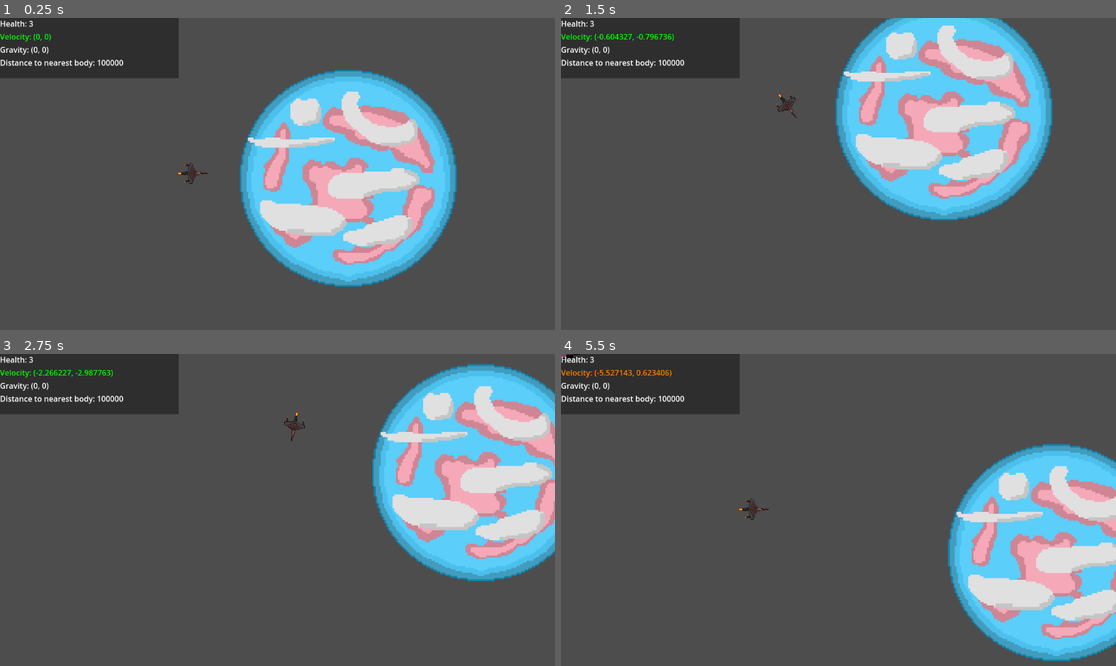
Above: before the commit, frames 1-4 (two rows, left to right).
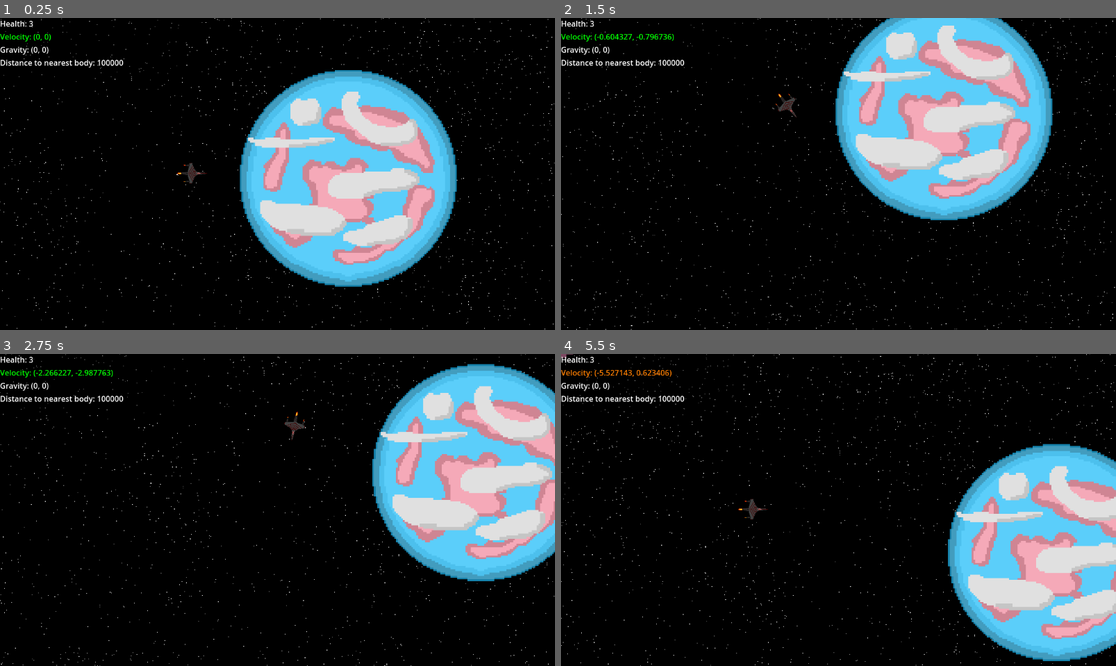
Above: after the commit, the same moments.

Repository: Lambda-Nabla/orbit-newton
Game: Godot game, scene res://scenes/player.tscn
Same seed, same stepped clock (60 frames per second), same inputs: the game is played once before the commit and once after it.
Inputs (mouse positions are in pixels of both pictures, inside the frame that each line leads up to):
- Up to frame 1 (0.25 s): no input
- Up to frame 2 (1.5 s): tap Enter at 0.5 s; move the mouse to (960, 158) at 0.52 s; hold D (right) 0.53-1.28 s; click (960, 158) at 0.67 s; move the mouse to (727, 189) at 1.27 s; hold S (down) from 1.28 s (still down)
- Up to frame 3 (2.75 s): move the mouse to (333, 441) at 2.02 s; release S (down) at 2.03 s; hold D (right) from 2.03 s (still down)
- Up to frame 4 (5.5 s): move the mouse to (810, 572) at 2.77 s; release D (right) at 2.78 s; hold W (up) 2.78-3.53 s; click (810, 572) at 2.92 s; move the mouse to (1005, 556) at 3.52 s; hold A (left) 3.53-5.03 s; move the mouse to (672, 463) at 4.27 s; move the mouse to (866, 510) at 5.02 s; hold S (down) from 5.03 s (still down); click (866, 510) at 5.17 s

The runs differ from the first frame. In frame 1, 78% of the frame differs, in the area x 0-100%, y 0-100%; in frame 2, 79%; in frame 3, 80%; in frame 4, 81%.

Commit message:
scrolling stars

Diff:
--- a/scenes/player.tscn
+++ b/scenes/player.tscn
@@ -1,10 +1,11 @@
-[gd_scene load_steps=9 format=3 uid="uid://bbfwkvae3nsa2"]
+[gd_scene load_steps=10 format=3 uid="uid://bbfwkvae3nsa2"]
 
 [ext_resource type="Script" path="res://scripts/player.gd" id="1_iv82t"]
 [ext_resource type="Texture2D" uid="uid://6vi8nh6aq5xo" path="res://textures/ship3.png" id="2_ts8tt"]
 [ext_resource type="Texture2D" uid="uid://bhjrontocn5xm" path="res://textures/planet_trans.png" id="3_qitpc"]
 [ext_resource type="Texture2D" uid="uid://cwgyo1cwpo2a4" path="res://textures/planet_lesbian.png" id="4_tbqhe"]
 [ext_resource type="PackedScene" uid="uid://b38assm0ensdg" path="res://scenes/hud.tscn" id="5_waboo"]
+[ext_resource type="Texture2D" uid="uid://gq2rgofs01th" path="res://textures/pixil-frame-0(1).png" id="6_dnsd5"]
 
 [sub_resource type="CircleShape2D" id="CircleShape2D_jcwsc"]
 
@@ -67,3 +68,11 @@
 zoom = Vector2(0.44, 0.44)
 
 [node name="ControlHud" parent="." instance=ExtResource("5_waboo")]
+
+[node name="Back" type="Sprite2D" parent="."]
+z_index = -2
+texture_repeat = 2
+position = Vector2(137, -14)
+texture = ExtResource("6_dnsd5")
+region_enabled = true
+region_rect = Rect2(2, 2, 30000, 20000)
Binary file added: textures/pixil-frame-0(1).png
Not shown, added: textures/pixil-frame-0(1).png.import
